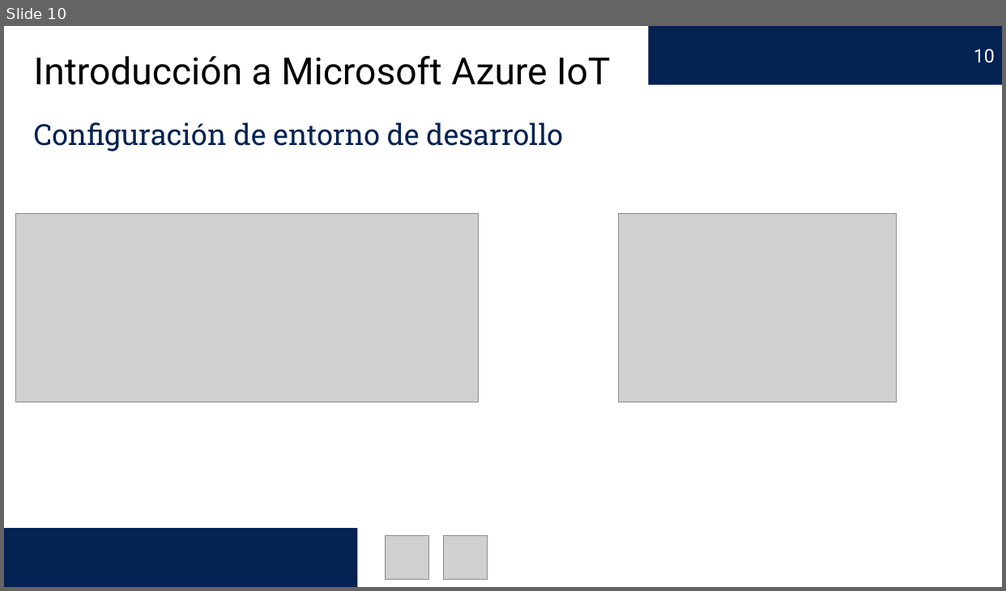
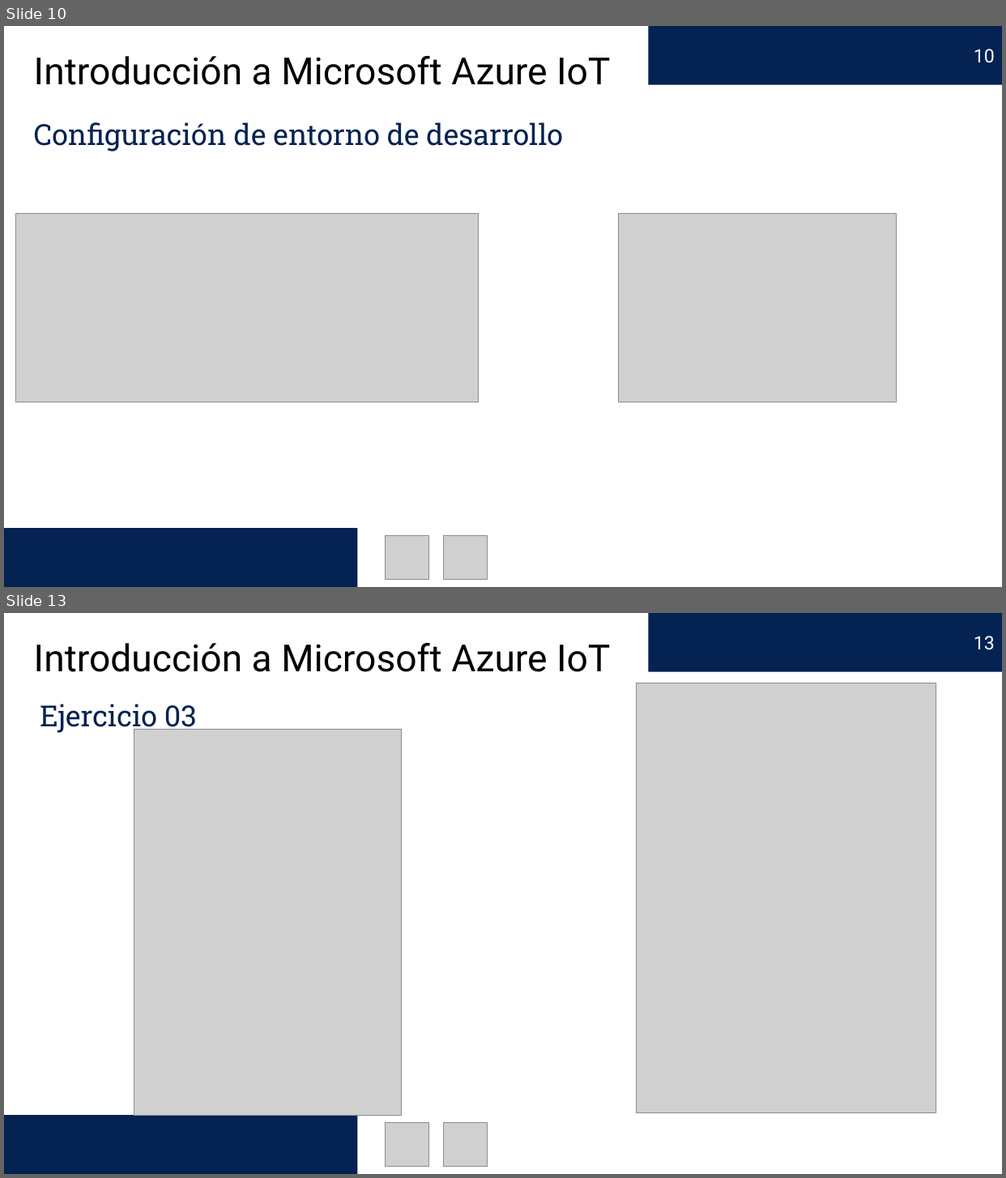
Before and after one commit to edercarmona/AzureIoT, a slide deck: Introducción a Microsoft Azure IoT.pptx. Shown one above the other, each under a label of ours: slide 10 before the commit, slides 10 and 13 after it; the slides between them are not shown. The pictures are 1006x591 and 1006x1178 pixels, drawn with LibreOffice and Linux fonts; fonts in the diff are those of the drawing; grey boxes stand for pictures. Boxes give left, top, right and bottom in pixels: in the first picture for what was removed or moved away, otherwise in the second. Text is boxed around its words. In the diff, an @@ line names an element or a change of style, - is before the commit and + after.

```diff
--- a/Introducción a Microsoft Azure IoT.pptx
+++ b/Introducción a Microsoft Azure IoT.pptx
@@ slide 13 added at box(4, 613, 1002, 1174), background #FFFFFF @@
@@ page number added at box(649, 613, 1002, 672), fill #042252, 18 pt, text #FFFFFF @@
+13
@@ text added at box(34, 643, 610, 672), 36 pt, text #000000 @@
+Introducción a Microsoft Azure IoT
@@ picture added at box(637, 683, 936, 1113) @@
@@ text added at box(40, 704, 197, 734), 28 pt, text #042252 @@
+Ejercicio 03
@@ picture added at box(134, 730, 402, 1116) @@
@@ rectangle added at box(4, 1115, 357, 1174), fill #042252 @@
@@ picture added at box(385, 1122, 429, 1167) @@
@@ picture added at box(444, 1122, 488, 1167) @@
```
Also in this commit, not shown: 4 slides changed, 8 other slides added, 40 other files.
